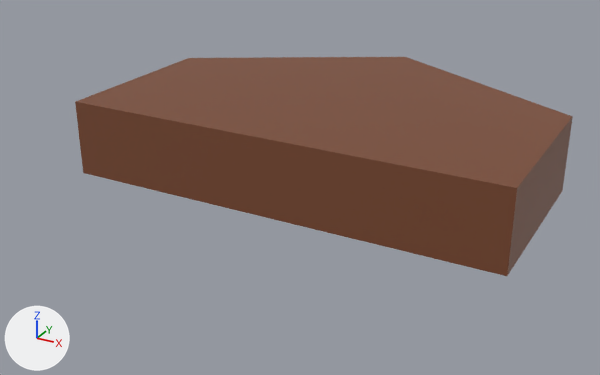
Two versions of the glTF model fof/assets/models/walls/wooden_wall2.glb, one commit apart.
Both versions are drawn from a 50 mm camera at (1.392, -2.544, 1.293) aimed at (0.017, -0.044, 0.043). Lighting does not change. The marker at lower left points along +X, +Y and +Z. The older version comes first. Vertices at exactly the same position are counted once.

The first picture shows 'WoodenWall2'.
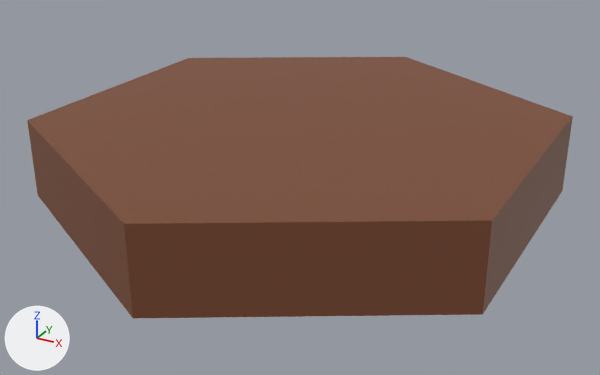
What differs and where, as boxes (x1, y1, x2, y2) in the pictures (600 x 375 px):
'WoodenWall2', reshaped (10% wider, 19% taller): before (75, 57, 573, 276); after (27, 57, 573, 318)

The change, as a diff of the scene's bpy script:
```diff
--- a/fof/assets/models/walls/wooden_wall2.glb.py
+++ b/fof/assets/models/walls/wooden_wall2.glb.py
@@ me_plane_001 @@
 # used by ob_woodenwall2; location = (0.0, 0.0, 0.0)
-me_plane_001.from_pydata(...)  # 10 vertices, 16 faces; spans x -0.87..0.87, y -0.25..1.0, z 0.0..0.3
+me_plane_001.from_pydata(...)  # 12 vertices, 20 faces; spans x -0.87..0.87, y -1.0..1.0, z 0.0..0.3
+# me_plane_001 part 1
+# 2 vertices are removed from x 0.87, y -0.25, z 0.0..0.3
+# 9 faces are deleted
+# 2 vertices move from x -0.87, y -0.25, z 0.0..0.3 to x -0.87, y -0.5, z 0.0..0.3
+# 4 vertices are added at (0.87, -0.5, 0.0), (0.0, -1.0, 0.0), (0.0, -1.0, 0.3), (0.87, -0.5, 0.3)
+# 13 new faces join them
 me_plane_001.materials.append(mat_basepalette)
```
